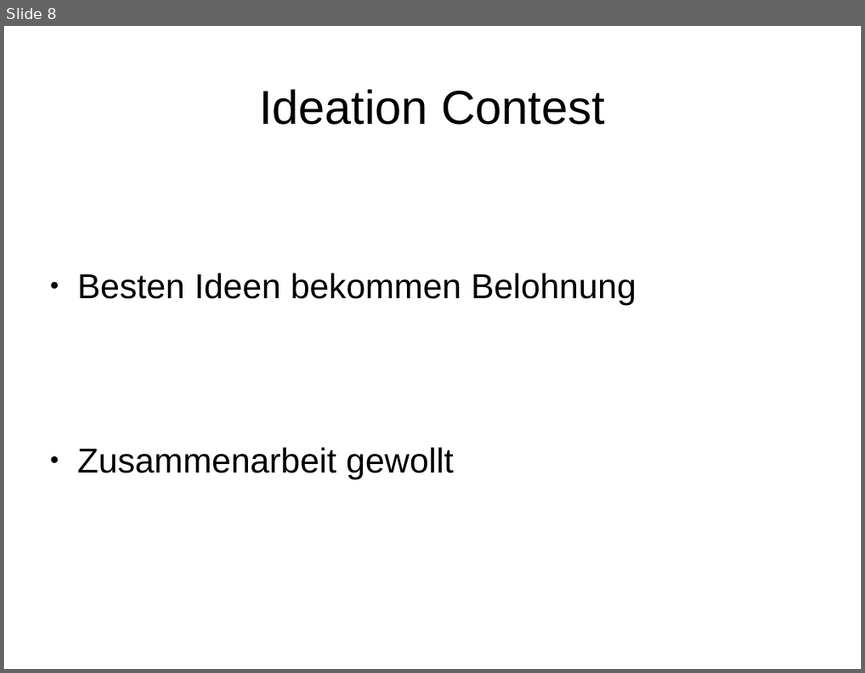
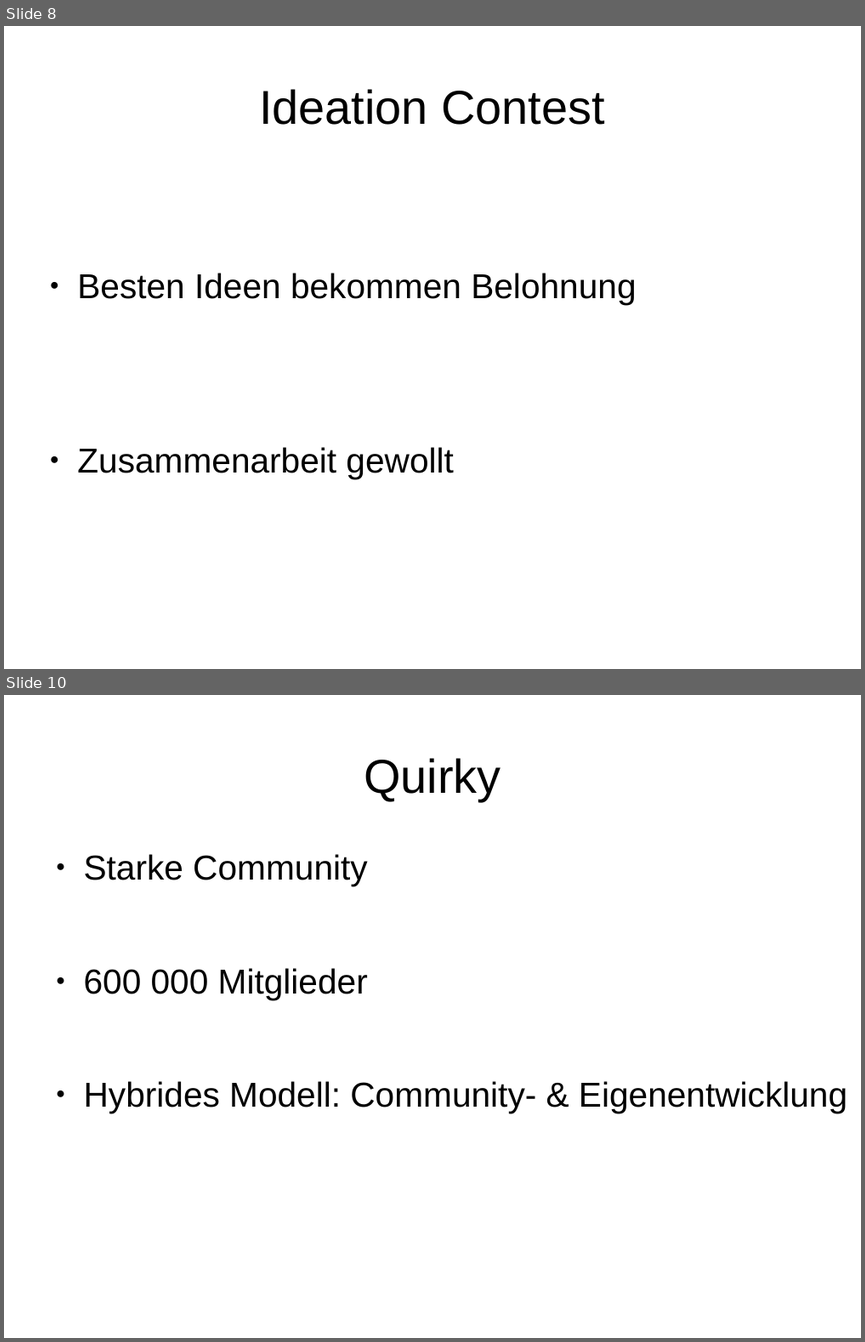
Before and after one commit to Anton1718/IMM_SocialMediaInADevelopmentProcess4711, a slide deck: Folien-Co-Creation.odp. Shown one above the other, each under a label of ours: slide 8 before the commit, slides 8 and 10 after it; the slides between them are not shown. The pictures are 865x673 and 865x1342 pixels, drawn with LibreOffice and Linux fonts; fonts in the diff are those of the drawing. Boxes give left, top, right and bottom in pixels: in the first picture for what was removed or moved away, otherwise in the second. Text is boxed around its words. In the diff, an @@ line names an element or a change of style, - is before the commit and + after.

```diff
--- a/Folien-Co-Creation.odp
+++ b/Folien-Co-Creation.odp
@@ slide 10 added at [4,695,861,1338], background #FFFFFF @@
@@ title added at [364,758,500,801], 44 pt, text #000000 @@
+Quirky
@@ text added at [84,854,847,1113], 32 pt, text #000000 @@
+● Starke Community
+● 600 000 Mitglieder
+● Hybrides Modell: Community- & Eigenentwicklung
```
Also in this commit, not shown: 1 slide changed, 8 other slides added, 1 slide removed, 1 other file.
